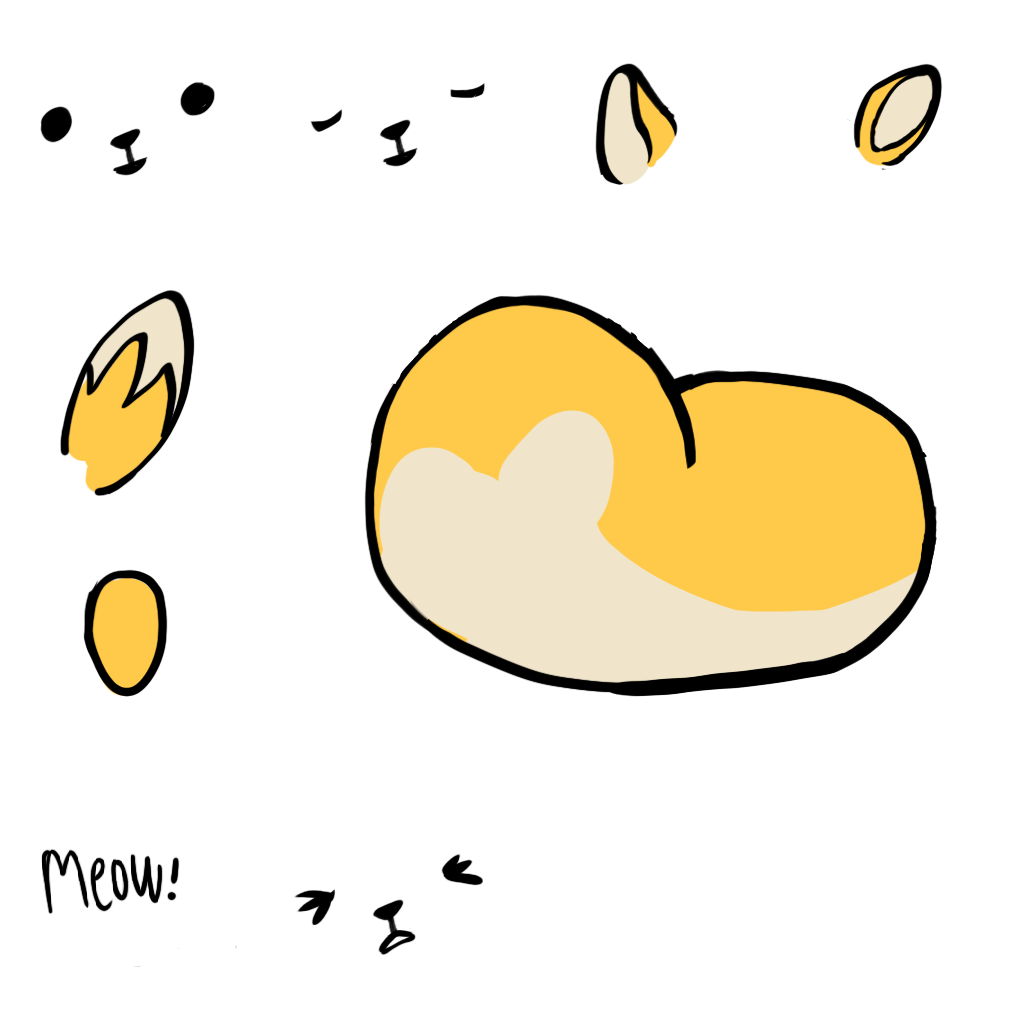
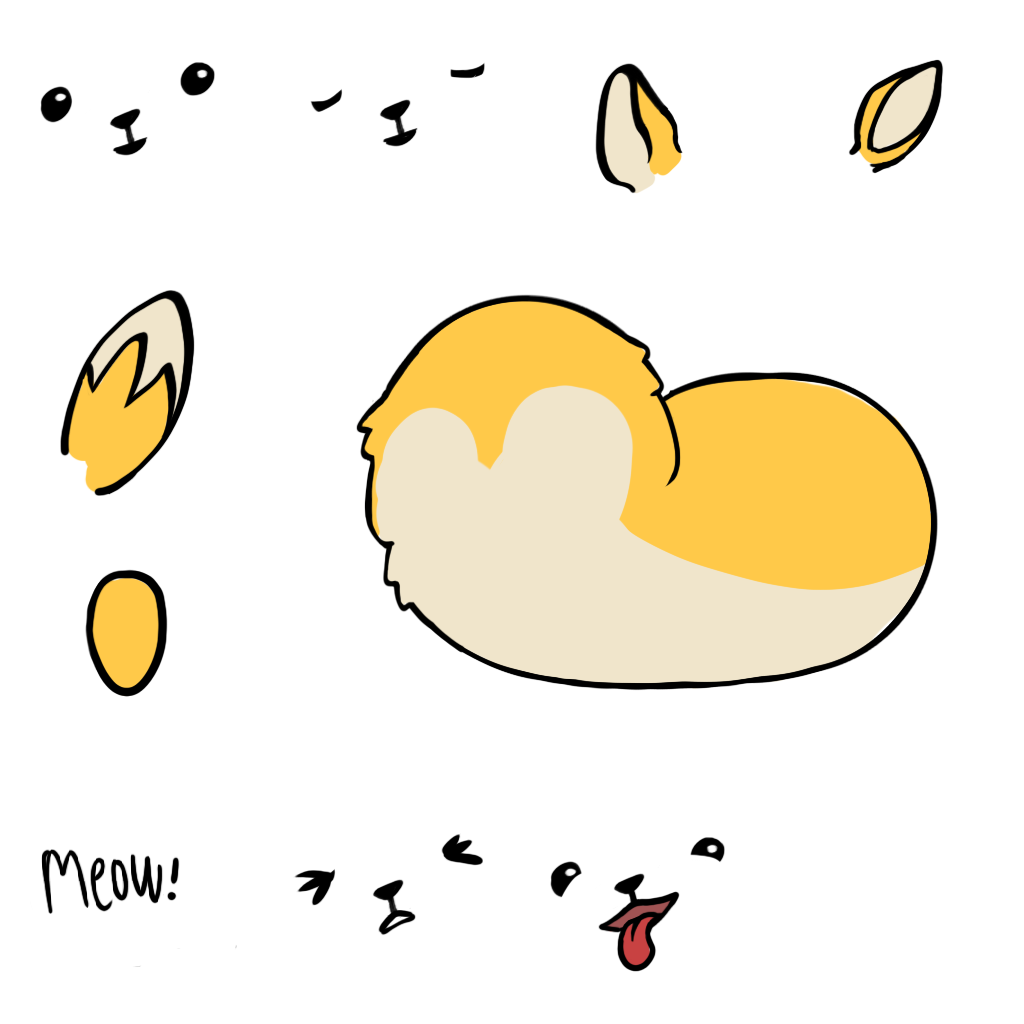
Two versions of the same layered image (1024x1024). Layer-by-layer changes:
painted on "Face_Sleep copy" over [293, 833, 483, 956]
painted on "Face_Sleep" over [310, 62, 485, 167]
added group "Face hapy" with 3 layers above "Face_neutral" over [550, 837, 725, 972]
added layer "Tongue" in group "Face hapy" over [616, 911, 665, 972]
added layer "Face_neutral copy" in group "Face hapy" over [550, 837, 725, 960]
added layer "Color" in group "Face hapy" over [604, 896, 675, 969]
painted on "Face_neutral" over [40, 62, 215, 176]
painted on "Leg" (2nd of 2, in "Leg") over [83, 577, 103, 662]
painted on "Layer 5" over [99, 675, 124, 696]
painted on "Body" (2nd of 2, in "Body") over [356, 294, 938, 697]
painted on "Layer 4" over [358, 299, 934, 690]
painted on "Tail" (2nd of 2, in "Tail") over [82, 367, 169, 441]
painted on "Layer 6" over [81, 367, 178, 430]
painted on "ears" (1st of 2, in "EarR") over [597, 102, 683, 194]
painted on "Layer 7" (1st of 2, in "EarR") over [623, 138, 682, 194]
painted on "ears" (2nd of 2, in "EarL") over [847, 59, 944, 174]
painted on "Layer 7" (2nd of 2, in "EarL") over [870, 64, 941, 141]
